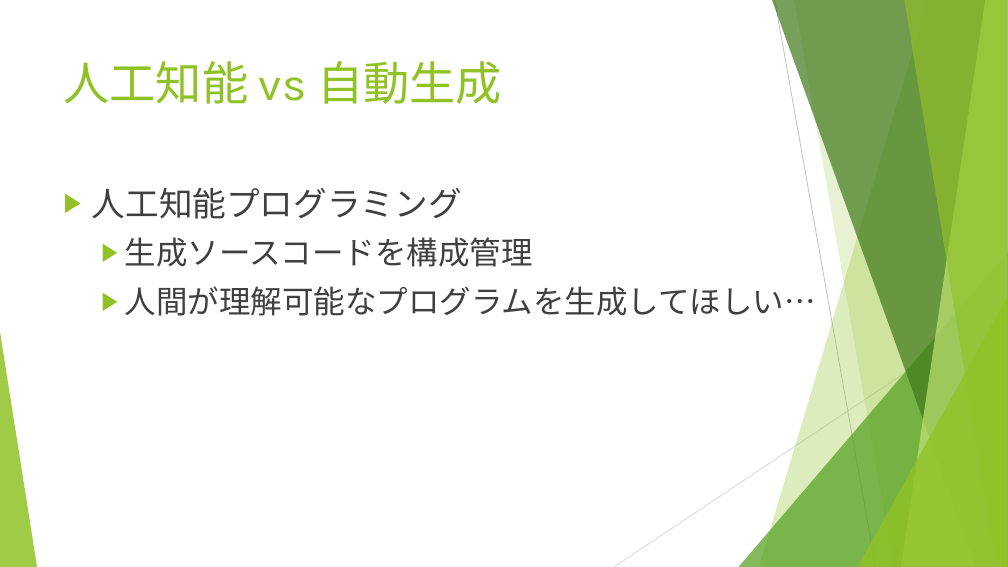
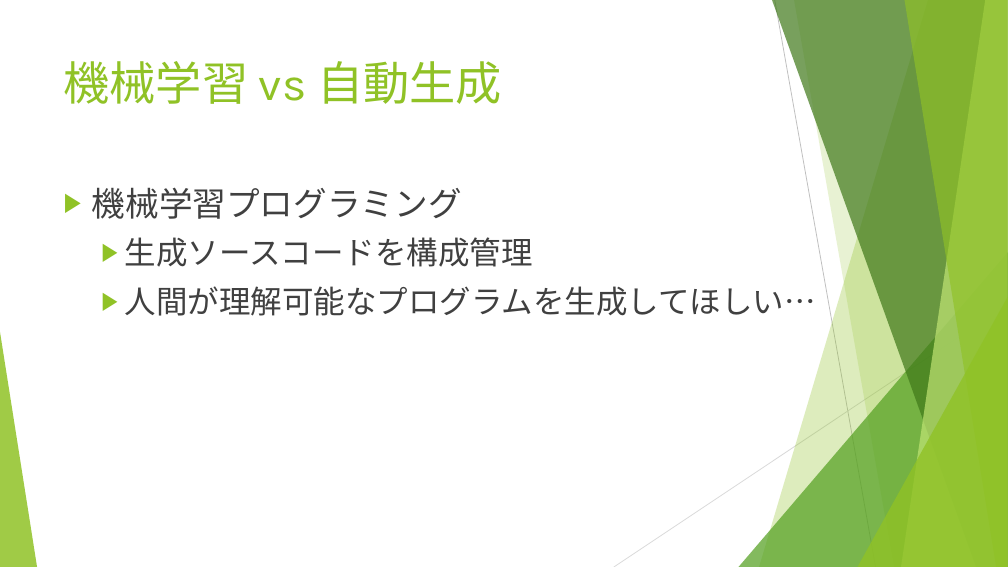
Before and after one commit to igapyon/docs, a slide deck: slide 9 of ppt/codegendev-opening.pptx (slide 8 before the commit). Drawn at 1008x567 pixels with LibreOffice and Linux fonts; fonts in the diff are those of the drawing. Boxes give left, top, right and bottom in pixels: in the first picture for what was removed or moved away, otherwise in the second. Text is boxed around its words. In the diff, an @@ line names an element or a change of style, - is before the commit and + after.

Commit message:
fix bug.

```diff
--- a/ppt/codegendev-opening.pptx
+++ b/ppt/codegendev-opening.pptx
@@ title at (64,61,502,104): text changed @@
-人工知能 vs 自動生成
+機械学習 vs 自動生成
@@ text at (92,187,462,219): text changed @@
-▶ 人工知能プログラミング
+▶ 機械学習プログラミング
```
Also in this commit, not shown: 1 slide added.
